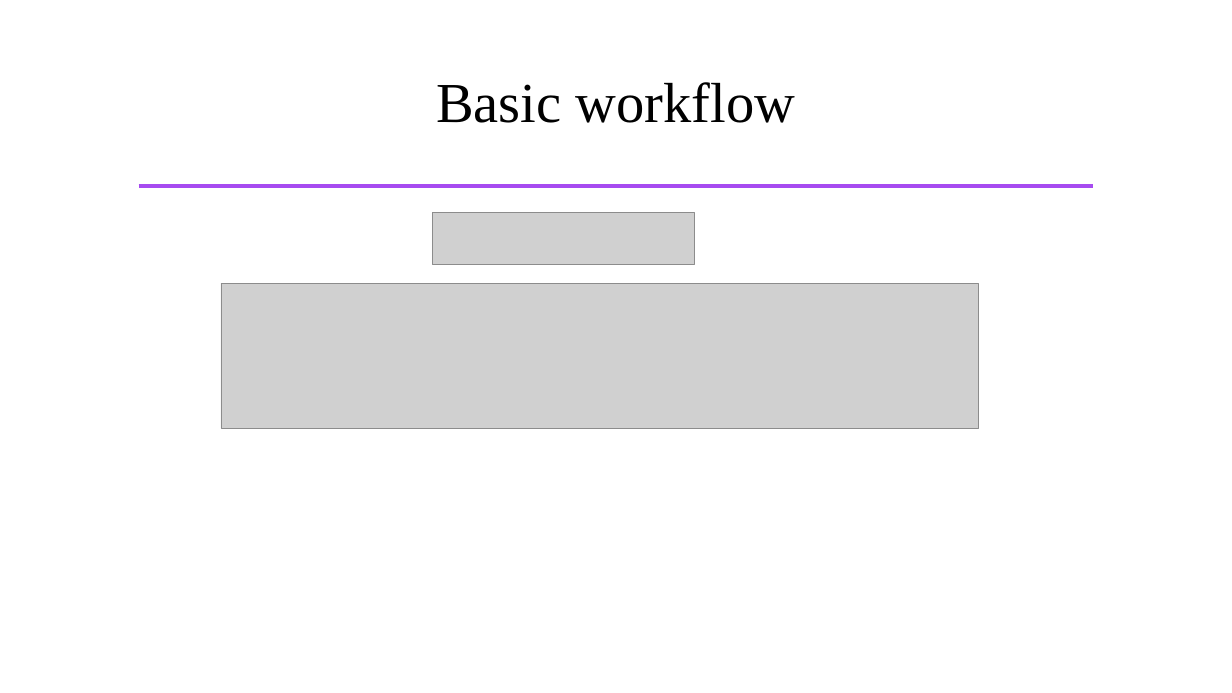
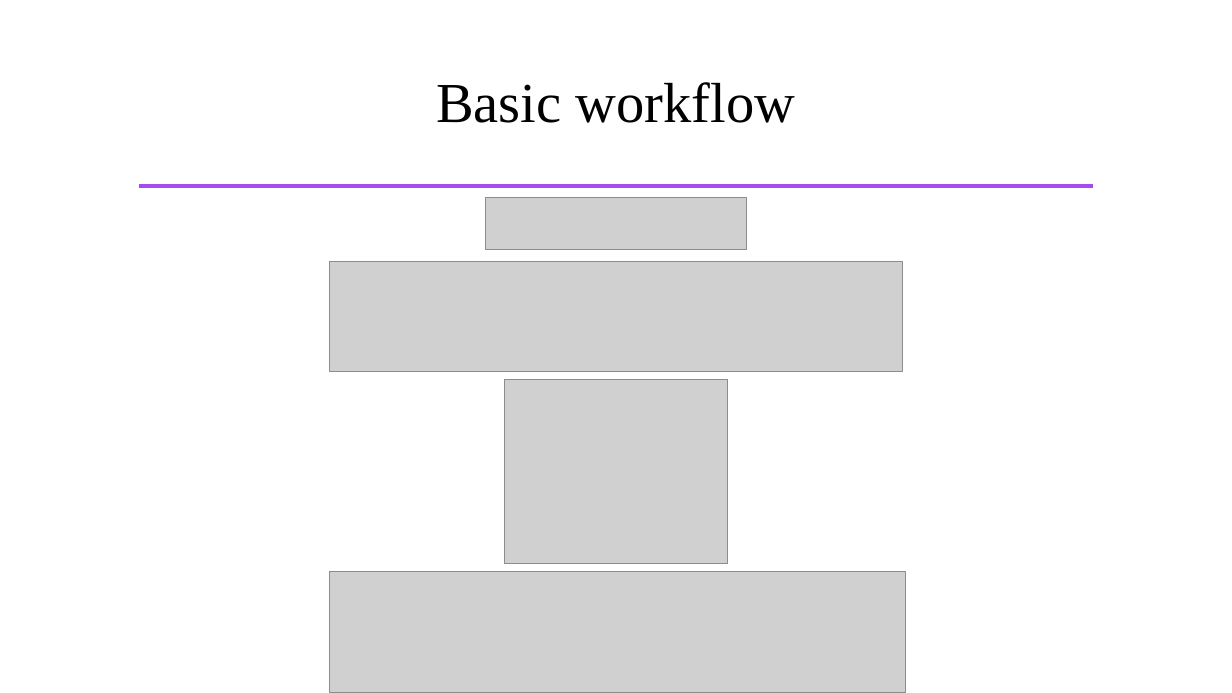
Before and after one commit to samhforbes/GitHub_Tools, a slide deck: slide 15 of GitHub_Tools.pptx. Drawn at 1232x693 pixels with LibreOffice and Linux fonts; fonts in the diff are those of the drawing; grey boxes stand for pictures. Boxes give left, top, right and bottom in pixels: in the first picture for what was removed or moved away, otherwise in the second. Text is boxed around its words. In the diff, an @@ line names an element or a change of style, - is before the commit and + after.

```diff
--- a/GitHub_Tools.pptx
+++ b/GitHub_Tools.pptx
@@ picture: place and size @@
-picture at <box>433,213,694,265</box>
+picture at <box>485,198,747,250</box>
@@ picture: place and size @@
-picture at <box>221,283,978,428</box>
+picture at <box>330,262,903,372</box>
@@ picture added at <box>505,380,727,564</box> @@
@@ picture added at <box>330,572,907,693</box> @@
```
Also in this commit, not shown: 1 slide added, 1 other file.
